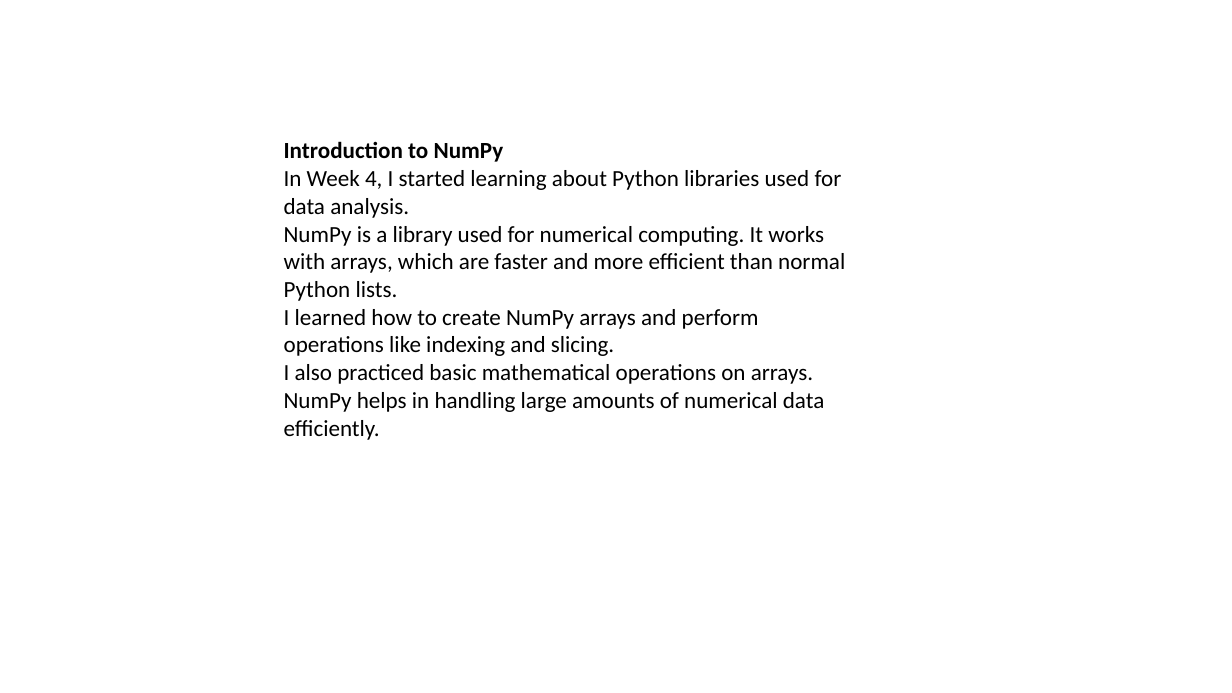
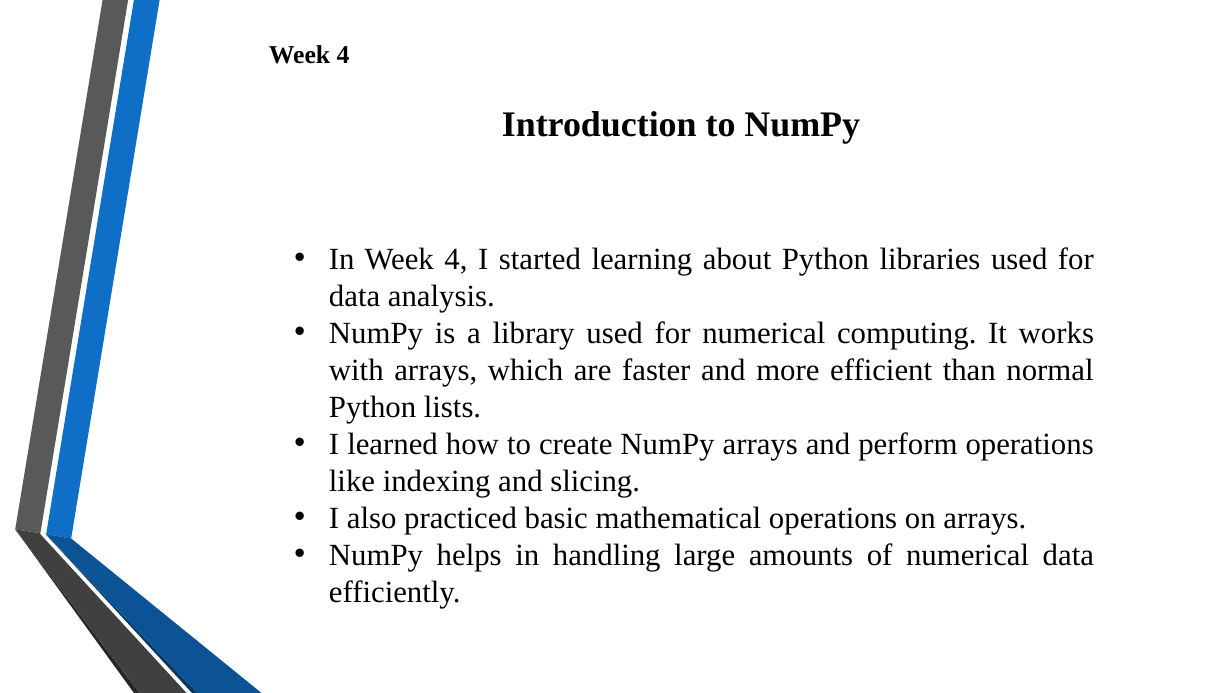
Before and after one commit to VaishnaviJadhav350/intern, a slide deck: slide 10 of Presentation 1 to 8.pptx. Drawn at 1232x693 pixels with LibreOffice and Linux fonts; fonts in the diff are those of the drawing; background and template pictures are left out. Boxes give left, top, right and bottom in pixels: in the first picture for what was removed or moved away, otherwise in the second. Text is boxed around its words. In the diff, an @@ line names an element or a change of style, - is before the commit and + after.

```diff
--- a/Presentation 1 to 8.pptx
+++ b/Presentation 1 to 8.pptx
@@ text added at <box>269,45,350,64</box>, 20 pt, text #000000, bold @@
+Week 4
@@ text added at <box>502,111,860,144</box>, 28 pt, text #000000, bold @@
+Introduction to NumPy
@@ text at <box>284,141,504,162</box>: paragraph removed @@
-Introduction to NumPy
@@ text "In Week 4, I started ...": place and size @@
-text "In Week 4, I started ..." at <box>284,141,845,440</box>
+text "In Week 4, I started ..." at <box>329,247,1094,608</box>
@@ text at <box>329,247,1094,608</box>: size 18 to 24 pt, font Calibri to Times New Roman in "In Week 4, I started learning about ...", "NumPy is a library used for numerical ...", "NumPy helps in handling large amounts of ..."; alignment left to justified; bullet none to • @@
@@ text at <box>329,432,1094,534</box>: text changed; size 18 to 24 pt; font Calibri to Times New Roman @@
-I learned how to create NumPy arrays and perform operations like indexing and slicing.
-I also practiced basic mathematical operations on arrays.
+• I learned how to create NumPy arrays and perform operations like indexing and slicing.
+• I also practiced basic mathematical operations on arrays.
@@ group added at <box>15,0,262,693</box>: 6 freeform shapes @@
```
Also in this commit, not shown: 23 other slides changed, 4 other files.
